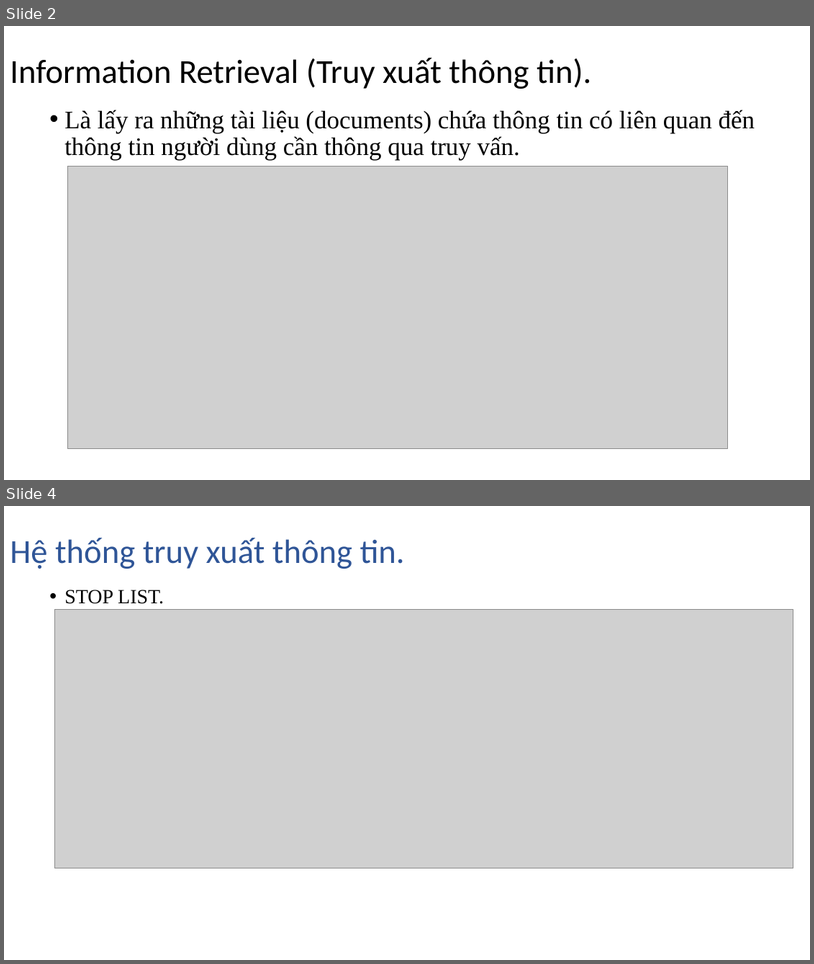
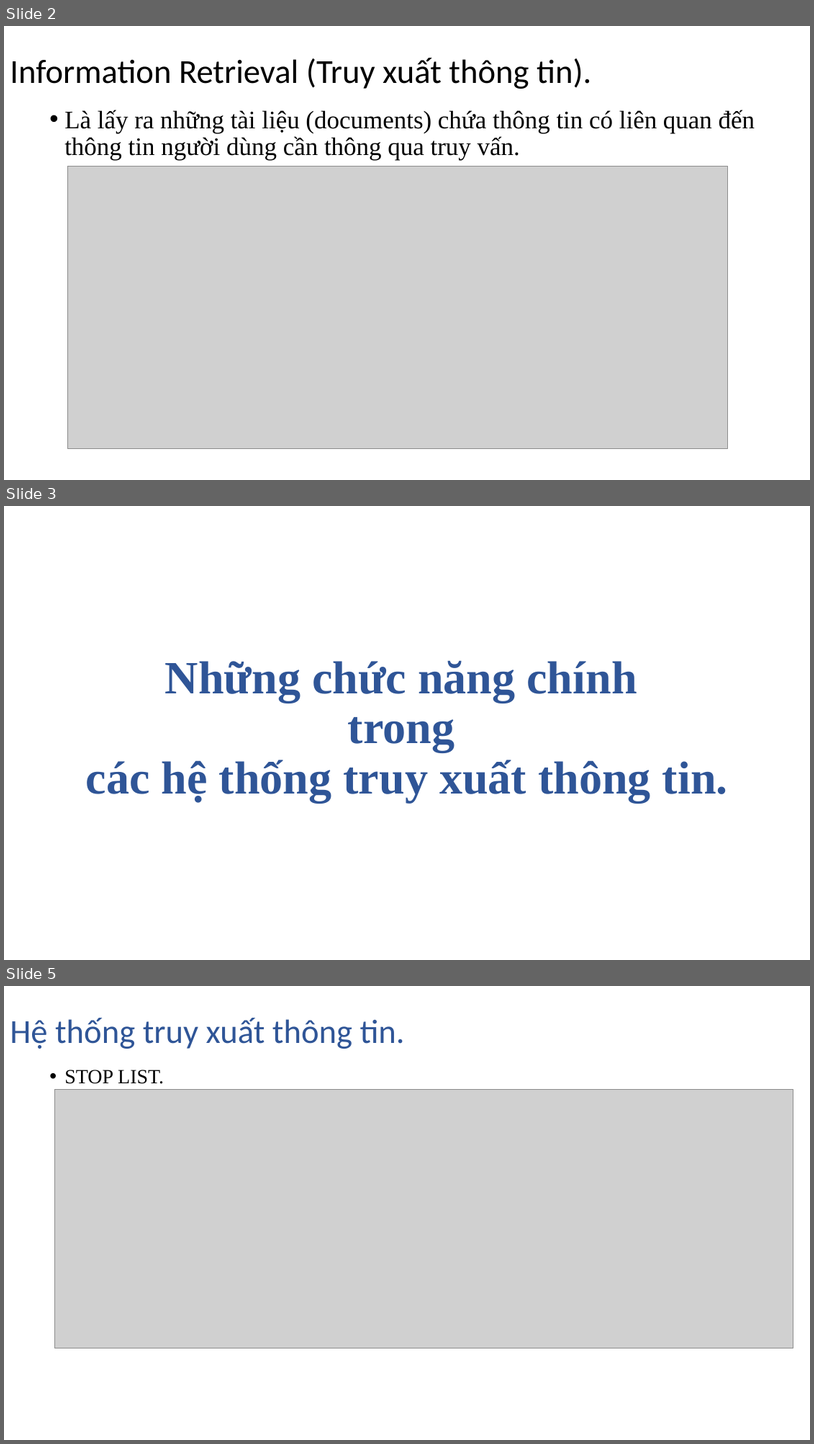
Before and after one commit to NghiLamPhuc/NLP., a slide deck: IR/Presentation1.pptx. Shown one above the other, each under a label of ours: slides 2 and 4 before the commit, slides 2, 3 and 5 after it; the slides between them are not shown. The pictures are 814x964 and 814x1444 pixels, drawn with LibreOffice and Linux fonts; fonts in the diff are those of the drawing; grey boxes stand for pictures. Boxes give left, top, right and bottom in pixels: in the first picture for what was removed or moved away, otherwise in the second. Text is boxed around its words. In the diff, an @@ line names an element or a change of style, - is before the commit and + after.

```diff
--- a/IR/Presentation1.pptx
+++ b/IR/Presentation1.pptx
@@ slide 3 added at <box>4,506,810,960</box>, background #FFFFFF @@
@@ title added at <box>86,660,728,802</box>, 55 pt, text #2F5597, bold @@
+Những chức năng chính
+trong
+các hệ thống truy xuất thông tin.
@@ what was slide 4 is now slide 5 @@
```
Also in this commit, not shown: 1 other slide added, 1 slide removed, 1 other file.
